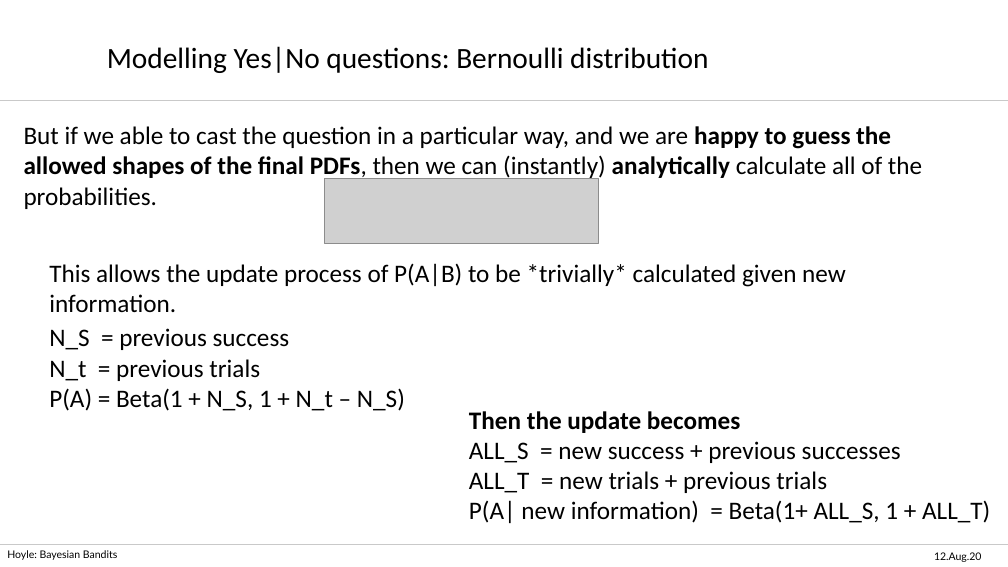
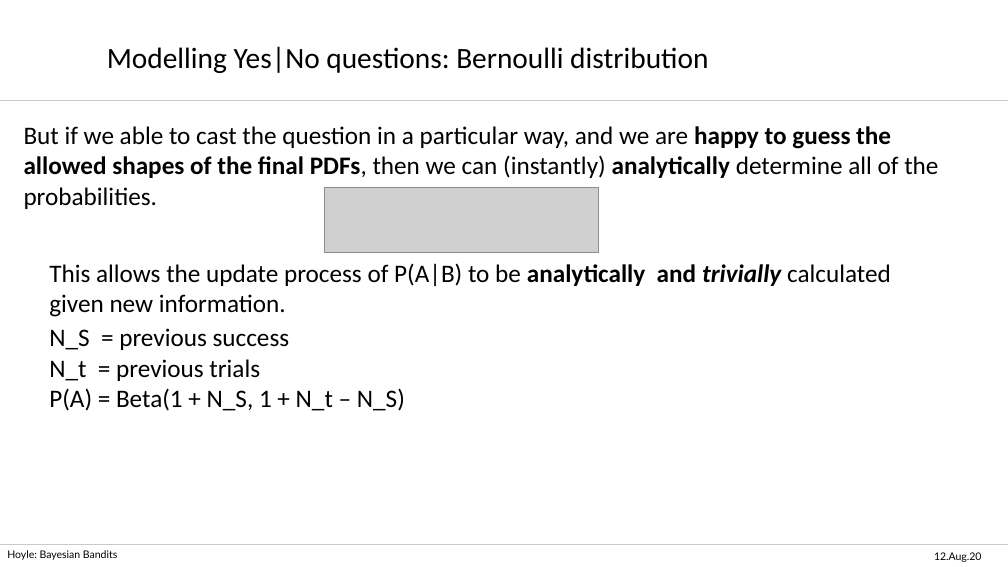
Before and after one commit to hoyleb/bayesian_bandit_demo, a slide deck: slide 13 of talk/Bayesian_Bandit_Ben_Hoyle.pptx. Drawn at 1008x567 pixels with LibreOffice and Linux fonts; fonts in the diff are those of the drawing; grey boxes stand for pictures; background and template pictures are left out. Boxes give left, top, right and bottom in pixels: in the first picture for what was removed or moved away, otherwise in the second. Text is boxed around its words. In the diff, an @@ line names an element or a change of style, - is before the commit and + after.

```diff
--- a/talk/Bayesian_Bandit_Ben_Hoyle.pptx
+++ b/talk/Bayesian_Bandit_Ben_Hoyle.pptx
@@ text at (24, 126, 938, 209): text changed @@
-But if we able to cast the question in a particular way, and we are happy to guess the allowed shapes of the final PDFs, then we can (instantly) analytically calculate all of the probabilities.
+But if we able to cast the question in a particular way, and we are happy to guess the allowed shapes of the final PDFs, then we can (instantly) analytically determine all of the probabilities.
@@ picture: place and size @@
-picture at (324, 178, 599, 243)
+picture at (324, 188, 599, 253)
@@ text at (49, 263, 891, 317): text changed @@
-This allows the update process of P(A|B) to be *trivially* calculated given new information.
+This allows the update process of P(A|B) to be analytically and trivially calculated given new information.
@@ text removed at (469, 411, 990, 523) @@
-Then the update becomes
-ALL_S = new success + previous successes
-ALL_T = new trials + previous trials
-P(A| new information) = Beta(1+ ALL_S, 1 + ALL_T)
```
Also in this commit, not shown: 9 other slides changed, 3 slides added, 1 other file.
